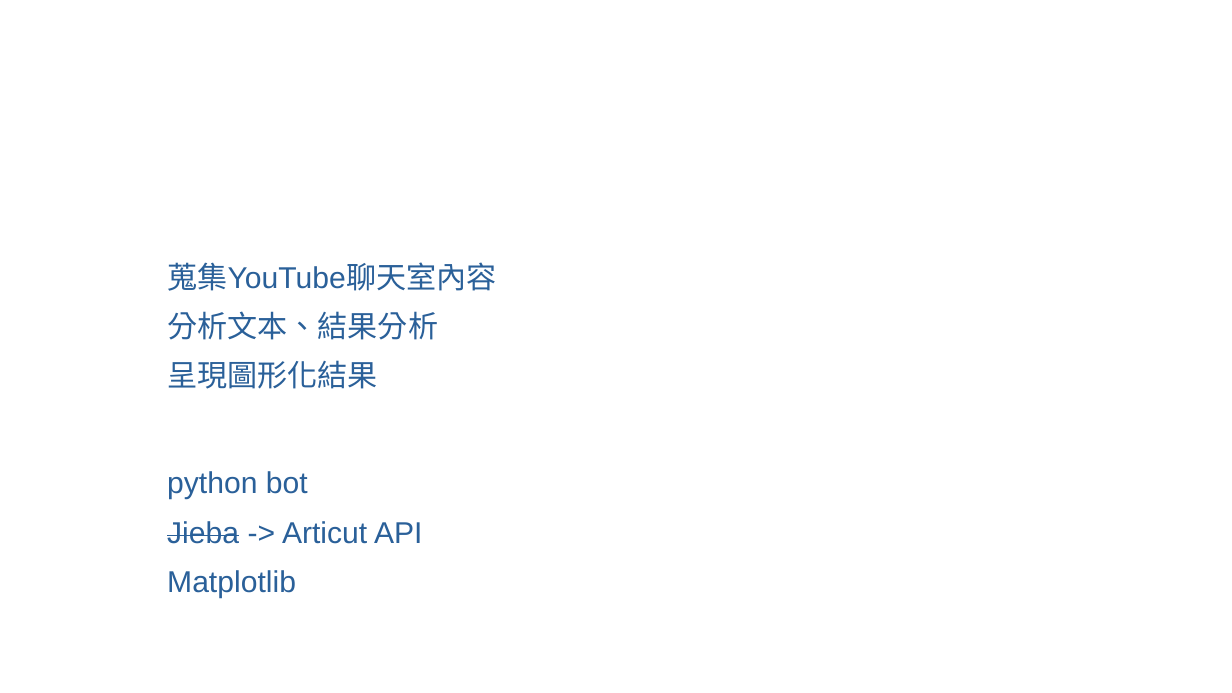
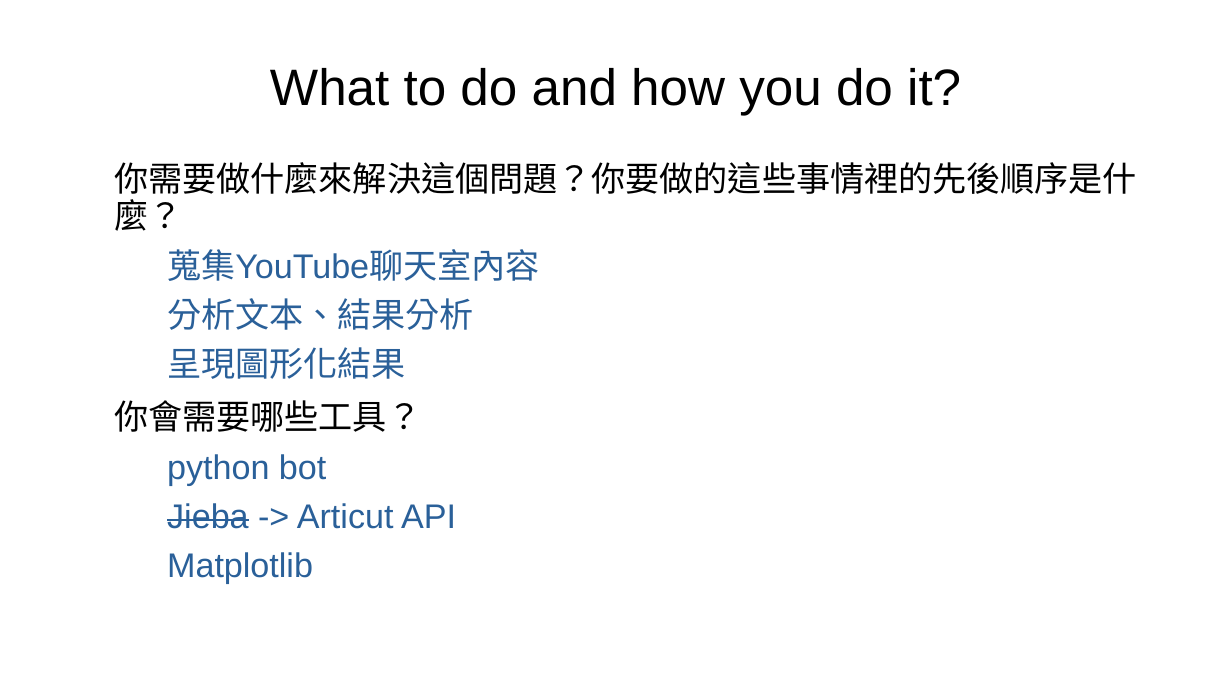
Before and after one commit to PeterWolf-tw/NTNU_TextProcessing_2020, a slide deck: slide 4 of week14/Week14_SedNeoCat.odp (slide 5 before the commit). Drawn at 1232x693 pixels with LibreOffice and Linux fonts; fonts in the diff are those of the drawing; background and template pictures are left out. Boxes give left, top, right and bottom in pixels: in the first picture for what was removed or moved away, otherwise in the second. Text is boxed around its words. In the diff, an @@ line names an element or a change of style, - is before the commit and + after.

```diff
--- a/week14/Week14_SedNeoCat.odp
+++ b/week14/Week14_SedNeoCat.odp
@@ title "What to do and how ..." at <box>270,68,961,116</box>: text colour #FFFFFF to #000000 @@
@@ text "你需要做什麼來解決這個問題？你要做的這些事情裡的先後順序是什麼？" at <box>114,162,1137,584</box>: size 22.2 to 22 pt, text colour #FFFFFF to #000000 in "你需要做什麼來解決這個問題？你要做的這些事情裡的先後順序是什麼？", "你會需要哪些工具？"; size 19.4 to 22 pt in "蒐集YouTube聊天室內容", "分析文本、結果分析", "呈現圖形化結果", "python bot" and 2 more places; indent changed; line spacing 1 to 0.9; line spacing 1 to 0.8; more space between paragraphs @@
```
Also in this commit, not shown: 6 other slides changed, 7 slides added, 1 slide removed.
